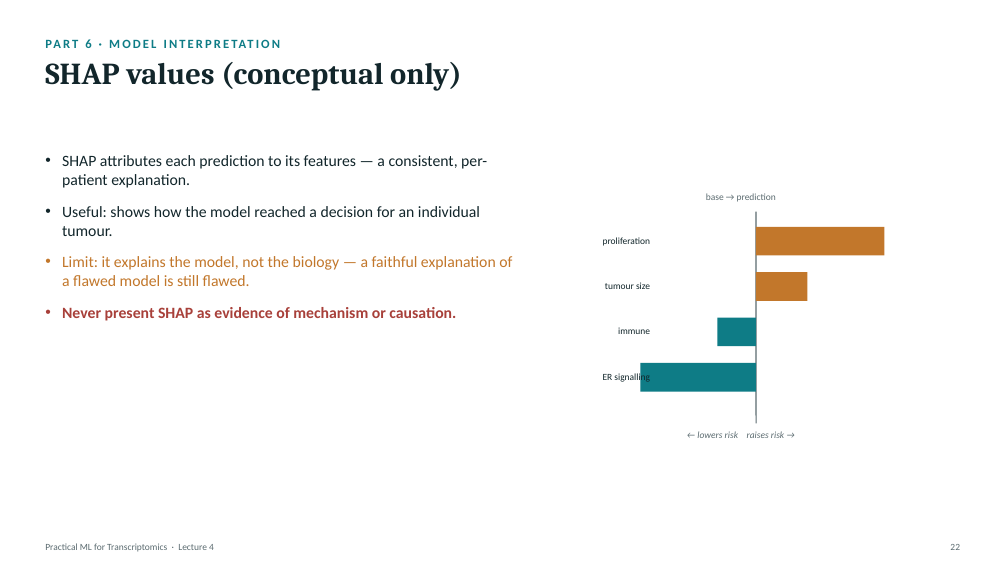
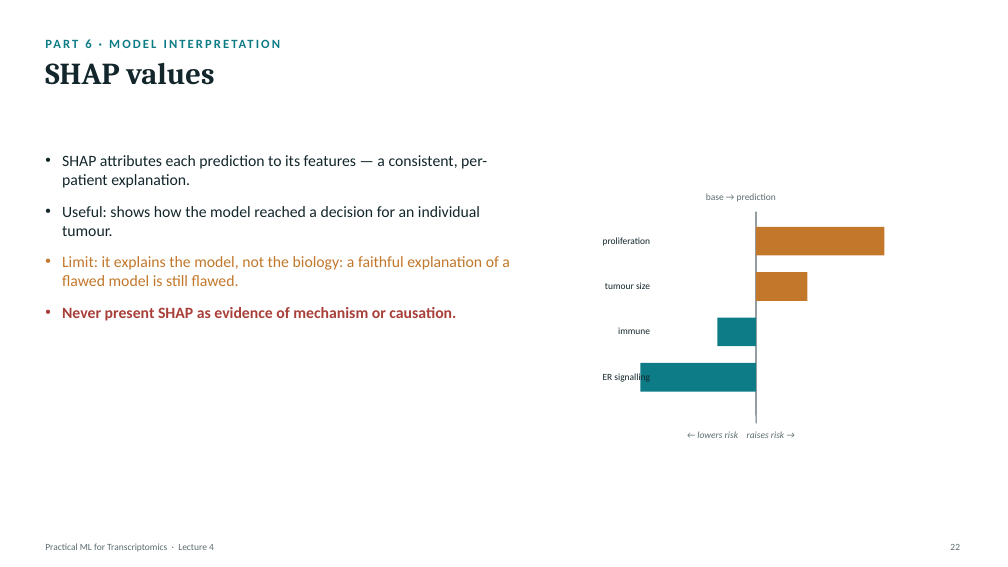
Before and after one commit to zhanyinx/ml26, a slide deck: slide 21 of lessons/lesson04_model_validation/theory/slides/Lecture4 - Model Improvement, Validation, and Interpretation.pptx (slide 22 before the commit). Drawn at 1008x567 pixels with LibreOffice and Linux fonts; fonts in the diff are those of the drawing. Boxes give left, top, right and bottom in pixels: in the first picture for what was removed or moved away, otherwise in the second. Text is boxed around its words. In the diff, an @@ line names an element or a change of style, - is before the commit and + after.

```diff
--- a/lessons/lesson04_model_validation/theory/slides/Lecture4 - Model Improvement, Validation, and Interpretation.pptx
+++ b/lessons/lesson04_model_validation/theory/slides/Lecture4 - Model Improvement, Validation, and Interpretation.pptx
@@ text at <box>45,63,214,85</box>: text changed @@
-SHAP values (conceptual only)
+SHAP values
@@ text at <box>62,256,510,286</box>: text changed @@
-• Limit: it explains the model, not the biology — a faithful explanation of a flawed model is still flawed.
+• Limit: it explains the model, not the biology: a faithful explanation of a flawed model is still flawed.
```
Also in this commit, not shown: 18 other slides changed, 4 slides added, 4 slides removed.
